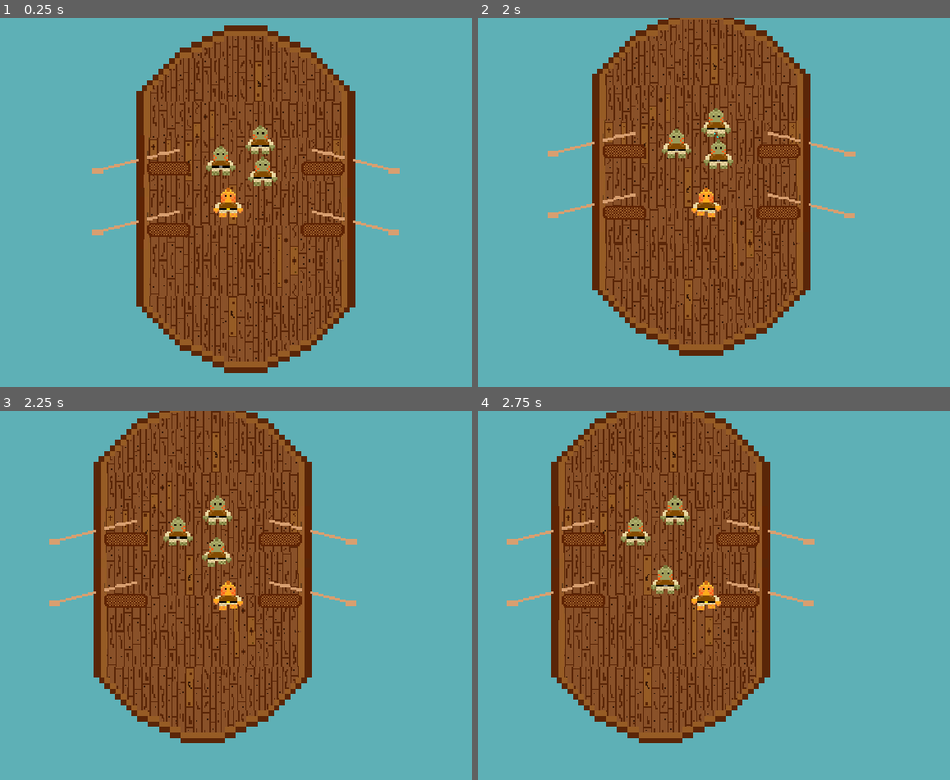
Above: before the commit, frames 1-4 (two rows, left to right).
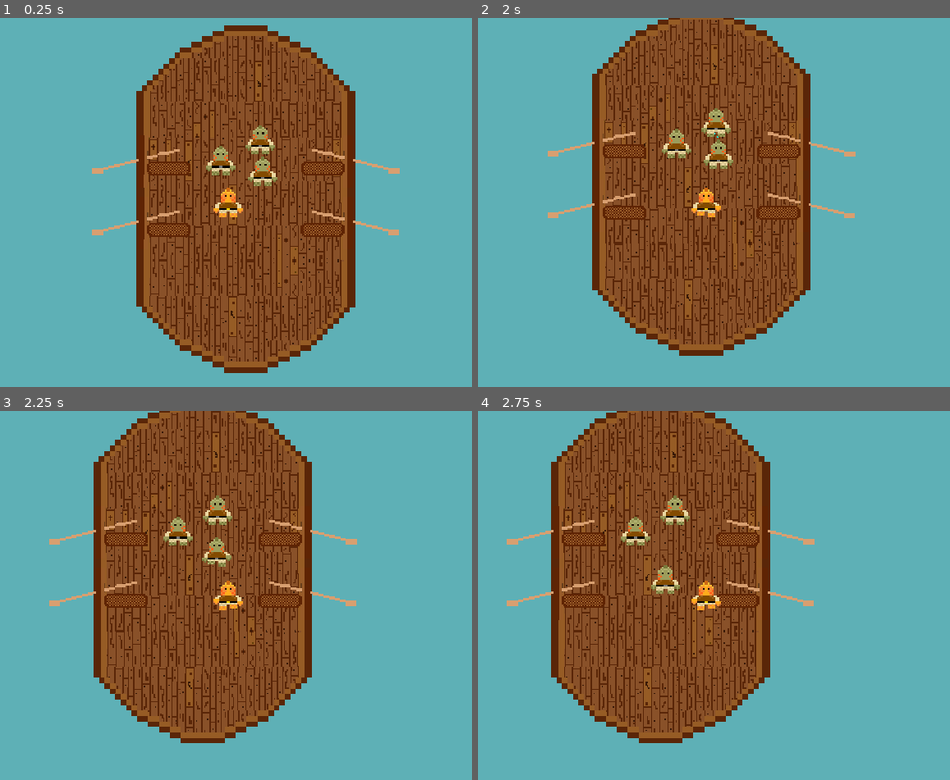
Above: after the commit, the same moments.

Repository: Splashy-Inc/splish-splashisson
Game: Godot game, scene res://Scenes/playground.tscn
Two runs of this game, one before a commit and one after it. Both use one fixed random seed, a clock stepped at 60 frames per second and the inputs below. The project has no main scene, so this scene is started directly.
Inputs:
- Up to frame 1 (0.25 s): no input
- Up to frame 2 (2 s): tap Enter at 0.5 s; hold D (right) 0.53-1.28 s; tap I (interact) at 0.6 s; hold S (down) from 1.28 s (still down); tap O (location) at 1.35 s
- Up to frame 3 (2.25 s): release S (down) at 2.03 s; hold D (right) from 2.03 s (still down); tap U (unassign) at 2.1 s
- Up to frame 4 (2.75 s): keep holding D (right)

Frames 1-2 are identical in both runs. In frame 3, less than 0.1% of the frame differs, in the area x 42-50%, y 39-43%; in frame 4, nothing differs.

Commit message:
Update crew to use animation player for all

Diff:
--- a/Scenes/crew_member.gd
+++ b/Scenes/crew_member.gd
@@ -28,14 +28,14 @@
 
 		if velocity != Vector2.ZERO and push_velocity == Vector2.ZERO:
 			if rad_to_deg(velocity.angle()) < -15 and  rad_to_deg(velocity.angle()) > -165:
-				$AnimatedSprite2D.play("walking_up")
+				$AnimationPlayer.play("walking_up")
 			else:
-				$AnimatedSprite2D.play("walking_down")
+				$AnimationPlayer.play("walking_down")
 		else:
 			if following and global_position.direction_to(current_assignment.global_position).y < 0:
-				$AnimatedSprite2D.play("idle_up")
+				$AnimationPlayer.play("idle_up")
 			else:
-				$AnimatedSprite2D.play("idle_down")
+				$AnimationPlayer.play("idle_down")
 
 	move_and_slide()
 
--- a/Scenes/crew_member.tscn
+++ b/Scenes/crew_member.tscn
@@ -295,11 +295,47 @@
 "values": [1, 0]
 }
 
+[sub_resource type="Animation" id="Animation_yrpeu"]
+resource_name = "idle_up"
+length = 0.250025
+step = 0.25
+tracks/0/type = "value"
+tracks/0/imported = false
+tracks/0/enabled = true
+tracks/0/path = NodePath("AnimatedSprite2D:animation")
+tracks/0/interp = 1
+tracks/0/loop_wrap = true
+tracks/0/keys = {
+"times": PackedFloat32Array(0),
+"transitions": PackedFloat32Array(1),
+"update": 1,
+"values": [&"idle_up"]
+}
+
+[sub_resource type="Animation" id="Animation_df2kf"]
+resource_name = "idle_down"
+length = 0.250025
+step = 0.25
+tracks/0/type = "value"
+tracks/0/imported = false
+tracks/0/enabled = true
+tracks/0/path = NodePath("AnimatedSprite2D:animation")
+tracks/0/interp = 1
+tracks/0/loop_wrap = true
+tracks/0/keys = {
+"times": PackedFloat32Array(0),
+"transitions": PackedFloat32Array(1),
+"update": 1,
+"values": [&"idle_down"]
+}
+
 [sub_resource type="AnimationLibrary" id="AnimationLibrary_plwr3"]
 _data = {
 "RESET": SubResource("Animation_bm4pa"),
 "acknowledge": SubResource("Animation_3sbtm"),
 "alert": SubResource("Animation_ot4iw"),
+"idle_down": SubResource("Animation_df2kf"),
+"idle_up": SubResource("Animation_yrpeu"),
 "walking_down": SubResource("Animation_2fgx1"),
 "walking_up": SubResource("Animation_x2nhf")
 }
@@ -351,5 +387,6 @@
 libraries = {
 "": SubResource("AnimationLibrary_plwr3")
 }
+autoplay = "idle_down"
 
 [connection signal="body_entered" from="InteractableRange" to="." method="_on_interactable_range_body_entered"]
Not shown: 1 places in Scenes/crew_member.tscn that only renumber resources
